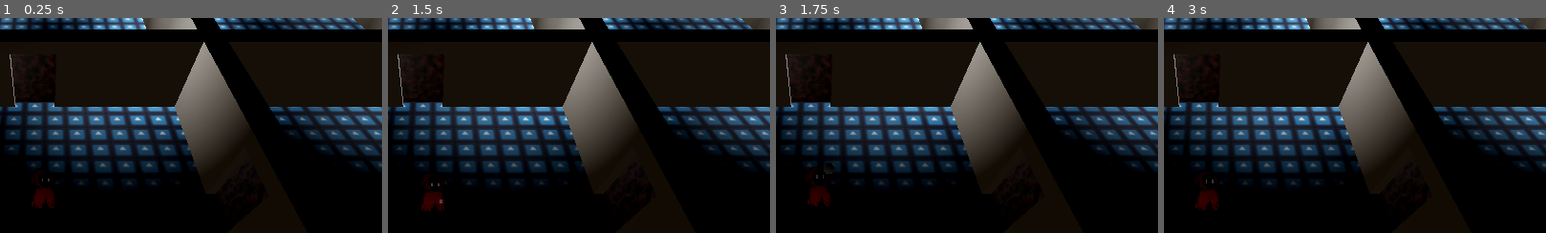
Above: before the commit, frames 1-4 (left to right).
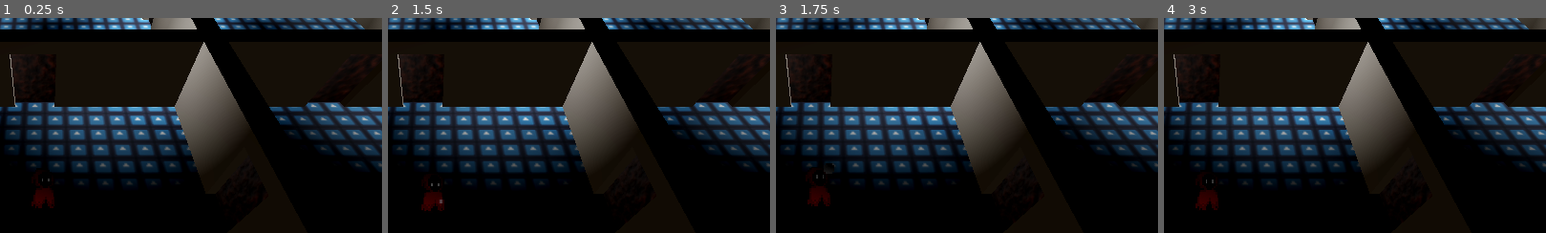
Above: after the commit, the same moments.

Repository: MelloMantra/ethical-choices-game
Game: Godot game, scene res://Testing/test_world.tscn
The game is run twice, just before and just after one commit, with the same random seed, the same clock (stepped at 60 frames per second) and the same inputs. The project has no main scene, so this scene is started directly. The engine's default icon, where the game draws it, is replaced by a stand-in: a white triangle on a blue panel in a dark square.
Inputs (mouse positions are % of the whole screen's width and height, from its top left):
- Up to frame 1 (0.25 s): no input
- Up to frame 2 (1.5 s): tap E (interact) at 0.5, 0.6, 1.25 s; move the mouse to (72, 45) at 0.52 s; move the mouse to (30, 55) at 1.27 s; click (30, 55) at 1.35 s
- Up to frame 3 (1.75 s): tap E (interact) at 1.55 s
- Up to frame 4 (3 s): tap E (interact) at 2, 2.1, 2.75 s; move the mouse to (60, 28) at 2.02 s; move the mouse to (45, 70) at 2.77 s; tap Shift (sprint) at 2.85 s
The pictures show only the part of the screen within x 44-94%, y 0-50%; the shares and areas given below are measured in that part.

The runs differ from the first frame. In frame 1, 0.3% of the frame differs, in the area x 37-98%, y 0-42%; in frame 2, 0.3%; in frame 3, 0.3%; in frame 4, 0.3%.

Commit message:
help its crashing

Diff:
--- a/ethical-choices-game/Testing/basic _class_functions.gd
+++ b/ethical-choices-game/Testing/basic _class_functions.gd
@@ -18,6 +18,7 @@
 
 
 func dispText(text : String, label : Label, panel : PanelContainer):
+
 	var string = ""
 	label.text = string
 	stopText = false
@@ -66,3 +67,12 @@
 		print(i)
 		if childList[i].is_class(classType):
 			return {index = i, child = childList[i]}
+
+func findItemOfName(searchName : String, list:Array):
+
+
+	for i in list.size():
+		print(i)
+		if list[i].name == searchName:
+			return {index = i, child = list[i]}
+	return {index = -1, child = null}
--- /dev/null
+++ b/ethical-choices-game/Testing/locked_door_test.tscn
@@ -0,0 +1,60 @@
+[gd_scene load_steps=9 format=3 uid="uid://ckj2njnfo5pao"]
+
+[ext_resource type="Script" path="res://Testing/locked_test.gd" id="1_a24ba"]
+
+[sub_resource type="BoxShape3D" id="BoxShape3D_oa1sw"]
+size = Vector3(2, 2.5, 0.25)
+
+[sub_resource type="FastNoiseLite" id="FastNoiseLite_opnkq"]
+noise_type = 3
+frequency = 0.0379
+
+[sub_resource type="NoiseTexture2D" id="NoiseTexture2D_4xgba"]
+in_3d_space = true
+bump_strength = 3.0
+noise = SubResource("FastNoiseLite_opnkq")
+
+[sub_resource type="NoiseTexture2D" id="NoiseTexture2D_5cm6u"]
+in_3d_space = true
+as_normal_map = true
+bump_strength = 3.0
+noise = SubResource("FastNoiseLite_opnkq")
+
+[sub_resource type="StandardMaterial3D" id="StandardMaterial3D_bjd1a"]
+albedo_color = Color(0.681083, 0, 0.136039, 1)
+albedo_texture = SubResource("NoiseTexture2D_4xgba")
+normal_enabled = true
+normal_texture = SubResource("NoiseTexture2D_5cm6u")
+
+[sub_resource type="BoxMesh" id="BoxMesh_vonn3"]
+material = SubResource("StandardMaterial3D_bjd1a")
+size = Vector3(2, 2.5, 0.25)
+
+[sub_resource type="BoxShape3D" id="BoxShape3D_5ldxd"]
+size = Vector3(2, 2.5, 1.5)
+
+[node name="Locked_Door_Test" type="AnimatableBody3D"]
+collision_layer = 4
+collision_mask = 9
+script = ExtResource("1_a24ba")
+message = "Press \"E\" to open door."
+
+[node name="CollisionShape3D" type="CollisionShape3D" parent="."]
+transform = Transform3D(1, 0, 0, 0, 1, 0, 0, 0, 1, -1, 1.25, 0)
+shape = SubResource("BoxShape3D_oa1sw")
+
+[node name="MeshInstance3D" type="MeshInstance3D" parent="."]
+transform = Transform3D(1, 0, 0, 0, 1, 0, 0, 0, 1, -1, 1.25, 0)
+mesh = SubResource("BoxMesh_vonn3")
+
+[node name="Enter1" type="Area3D" parent="."]
+transform = Transform3D(1, 0, 0, 0, 1, 0, 0, 0, 1, -1, 1.25, 0.75)
+
+[node name="CollisionShape3D" type="CollisionShape3D" parent="Enter1"]
+shape = SubResource("BoxShape3D_5ldxd")
+
+[node name="Enter2" type="Area3D" parent="."]
+transform = Transform3D(1, 0, 0, 0, 1, 0, 0, 0, 1, -1, 1.25, -0.75)
+
+[node name="CollisionShape3D" type="CollisionShape3D" parent="Enter2"]
+shape = SubResource("BoxShape3D_5ldxd")
--- /dev/null
+++ b/ethical-choices-game/Testing/locked_test.gd
@@ -0,0 +1,61 @@
+extends AnimatableBody3D
+
+var player : CharacterBody3D
+var mainScene : Node3D
+@onready var collisionBox1 : Area3D = $Enter1
+@onready var collisionBox2 = $Enter2
+var playerInBounds : bool = false
+
+@export var message : String = 'Press "E" to unlock door.'
+@export var message2 : String = 'Press "E" to open door.'
+@export var direction : Vector2 = Vector2.UP
+
+var isOpen : bool = false
+
+var isLocked : bool = true
+var keyUnlockName : String = "Default Key"
+
+var startRotation : float
+
+func _ready():
+	mainScene = BasicClassFunctions.findChildOfClass(get_tree().get_root(), "Node3D").child
+	player = mainScene.find_child("Player")
+	startRotation = global_rotation.y
+
+func tweenSelf(opening : bool = false):
+	var tween = create_tween()
+	tween.set_ease(Tween.EASE_OUT)
+	tween.set_trans(Tween.TRANS_BOUNCE)
+	if opening:
+		tween.tween_property(self, "global_rotation:y", startRotation + PI/2, .75)
+	else:
+		tween.tween_property(self, "global_rotation:y", startRotation - PI/2, .75)
+
+func _process(delta):
+	if collisionBox1.get_overlapping_bodies().find(player) > -1 or collisionBox2.get_overlapping_bodies().find(player) > -1:
+		if !playerInBounds:
+			playerInBounds = true
+			if isLocked:
+				BasicClassFunctions.spawnPrompt(message, self)
+			else:
+				BasicClassFunctions.spawnPrompt(message2, self)
+	else:
+		if playerInBounds:
+			playerInBounds = false
+			BasicClassFunctions.removePrompt(self)
+
+
+func _input(event):
+	if !isLocked:
+		if Input.is_action_just_pressed("interact") and collisionBox2.get_overlapping_bodies().find(player) > -1:
+
+			tweenSelf(true)
+			mainScene.call("swap_rooms", false, self, direction)
+		elif Input.is_action_just_pressed("interact") and collisionBox1.get_overlapping_bodies().find(player) > -1:
+			tweenSelf(false)
+			mainScene.call("swap_rooms", true, self, direction)
+	elif BasicClassFunctions.findItemOfName(keyUnlockName, BasicClassFunctions.playerData.CurrentItems).index > -1:
+		isLocked = true
+		BasicClassFunctions.removePrompt(self)
+		await get_tree().create_timer(.1).timeout
+		BasicClassFunctions.spawnPrompt(message2, self)
--- a/ethical-choices-game/Testing/main_world_script.gd
+++ b/ethical-choices-game/Testing/main_world_script.gd
@@ -15,6 +15,7 @@
 	player.currentPlayerState = player.playerStates.TRANSITION
 	await get_tree().create_timer(.1).timeout
 	player.velocity = (doorPos- player.global_position)/player.roomTransitionLength
+	player.get_node("SpriteTest").no_depth_test = false
 	print(player.velocity)
 	player.set_collision_mask_value(3, false)
 	await player.transitionComplete
@@ -29,4 +30,5 @@
 	await tween.tween_property(camera, "global_position", get_node(cameraMarkers[currentRoom.x][currentRoom.y]).global_position, .75).finished
 	player.currentPlayerState = player.playerStates.NORMAL
 	player.set_collision_mask_value(3, true)
+	player.get_node("SpriteTest").no_depth_test = true
 	BasicClassFunctions.playerData.CurrentRoom = currentRoom
--- a/ethical-choices-game/Testing/test_world.tscn
+++ b/ethical-choices-game/Testing/test_world.tscn
@@ -52,6 +52,11 @@
 operation = 2
 size = Vector3(2, 2.5, 1.2)
 
+[node name="CSGBox3D7" type="CSGBox3D" parent="CSGCombiner3D/CSGBox3D2"]
+transform = Transform3D(1, 0, 0, 0, 1, 0, 0, 0, 1, 7, -0.25, 0)
+operation = 2
+size = Vector3(2, 2.5, 1.2)
+
 [node name="CSGBox3D3" type="CSGBox3D" parent="CSGCombiner3D"]
 transform = Transform3D(1, 0, 0, 0, 1, 0, 0, 0, 1, 7, 1.5, 7)
 size = Vector3(29, 3, 1)
@@ -69,6 +74,11 @@
 operation = 2
 size = Vector3(2, 2.5, 1.2)
 
+[node name="CSGBox3D8" type="CSGBox3D" parent="CSGCombiner3D/CSGBox3D4"]
+transform = Transform3D(-4.37114e-08, 0, 1, 0, 1, 0, -1, 0, -4.37114e-08, 0, -0.25, -6.5)
+operation = 2
+size = Vector3(2, 2.5, 1.2)
+
 [node name="CSGBox3D5" type="CSGBox3D" parent="CSGCombiner3D"]
 transform = Transform3D(1, 0, 0, 0, 1, 0, 0, 0, 1, -7, 1.5, -8)
 size = Vector3(1, 3, 29)
@@ -81,10 +91,18 @@
 transform = Transform3D(-1, 0, -8.74228e-08, 0, 1, 0, 8.74228e-08, 0, -1, -1.5, 0, -7)
 direction = Vector2(0, 1)
 
+[node name="Door_Test3" parent="." instance=ExtResource("2_bupty")]
+transform = Transform3D(-1, 0, -8.74228e-08, 0, 1, 0, 8.74228e-08, 0, -1, 13, 0, -7)
+direction = Vector2(0, 1)
+
 [node name="Door_Test2" parent="." instance=ExtResource("2_bupty")]
 transform = Transform3D(-4.37114e-08, 0, 1, 0, 1, 0, -1, 0, -4.37114e-08, 7, 0, -1)
 direction = Vector2(1, 0)
 
+[node name="Door_Test4" parent="." instance=ExtResource("2_bupty")]
+transform = Transform3D(-4.37114e-08, 0, 1, 0, 1, 0, -1, 0, -4.37114e-08, 7, 0, -15.5)
+direction = Vector2(1, 0)
+
 [node name="Player" parent="." instance=ExtResource("1_k3481")]
 
 [node name="Camera3D" type="Camera3D" parent="."]
